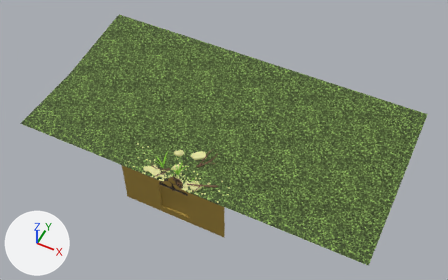
An edit to the FBX model Assets/models/enviroment.FBX, drawn before and after from the same camera.
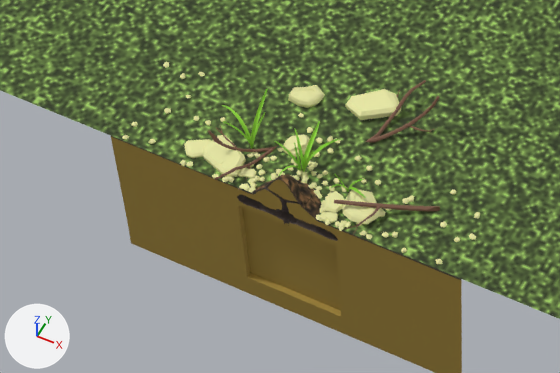
Old and new are each drawn whole from a 50 mm camera at (340.0, -648.0, 801.0) aimed at (17.0, -3.0, -5.0) and again close up on the part from 20% to 57% of the width and 45% to 84% of the height. The lights are fixed; the arrows at lower left show +X, +Y and +Z. Where no turn or scale is listed for an object, it has been applied to the vertices.

Objects in the first close-up: 'enviroment'.
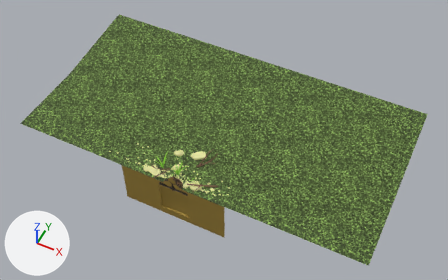
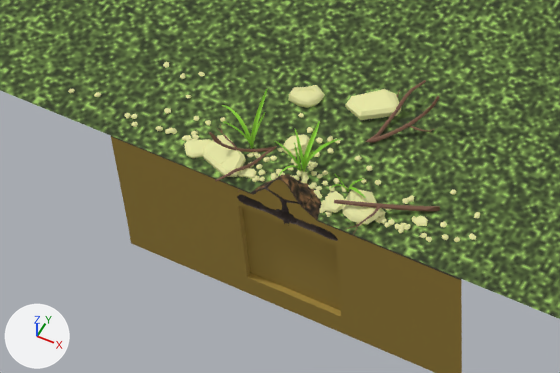
Edits to the scene script, one JSON object a line:
```json
{"block": "me_mesh", "where": "# used by ob_enviroment; location = (0.0, 0.0, 0.0)"}
{"op": "remove", "block": "me_mesh", "code": "me_mesh.from_pydata(...)  # 6037 vertices, 5709 faces; spans x -295.0..320.0, y -158.0..158.0, z -55.0..55.0"}
{"op": "add", "block": "me_mesh", "code": "me_mesh.from_pydata(...)  # 5933 vertices, 11188 faces; spans x -295.0..320.0, y -158.0..158.0, z -55.0..55.0"}
{"block": "me_mesh", "change": "me_mesh part 1: 31 loose pieces with 828 vertices, spanning x -86.0..82.0, y -154.0..-145.0, z 29.0..32.0, are deleted"}
{"block": "me_mesh", "change": "me_mesh part 2: 26 vertices moved within x -42.0..56.0, y -152.0..-137.0, z 29.0..49.0; 226 vertices removed from x -45.0..57.0, y -158.0..-124.0, z 29.0..49.0; 950 vertices added at x -125.0..78.0, y -158.0..-124.0, z 27.0..49.0"}
```

Location of each change, (x1, y1, x2, y2) in pixels of the close-ups (560 x 373 px):
```json
{"part": 1, "of": "me_mesh", "change": "deleted", "before": [122, 135, 442, 264], "on screen": "beige"}
{"part": 2, "of": "me_mesh", "change": "built on", "before": [208, 126, 398, 238], "after": [68, 89, 449, 242]}
```
